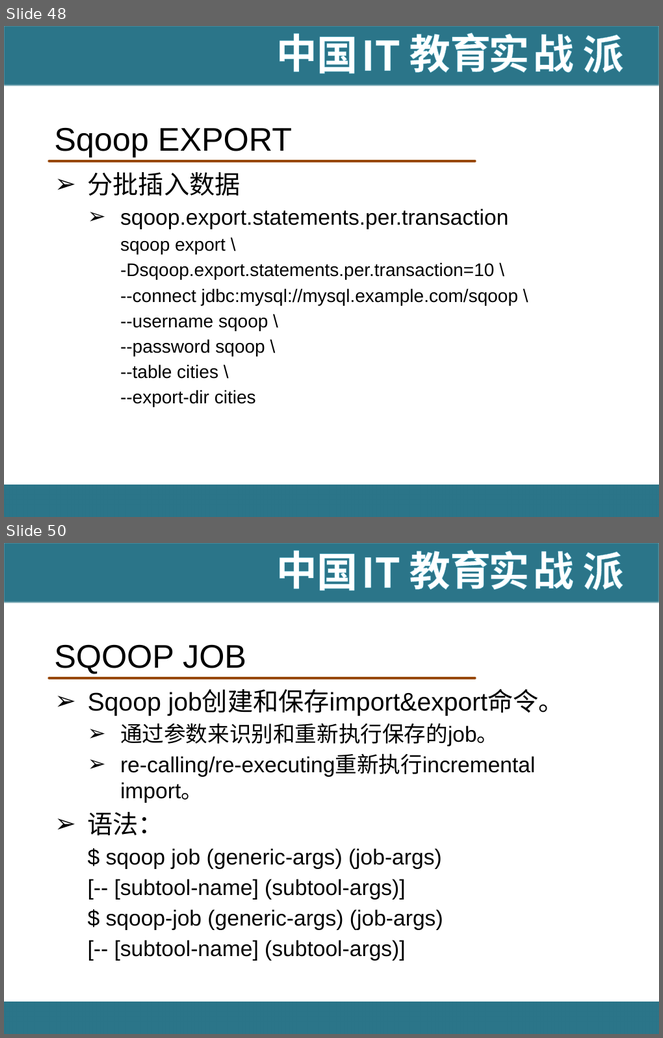
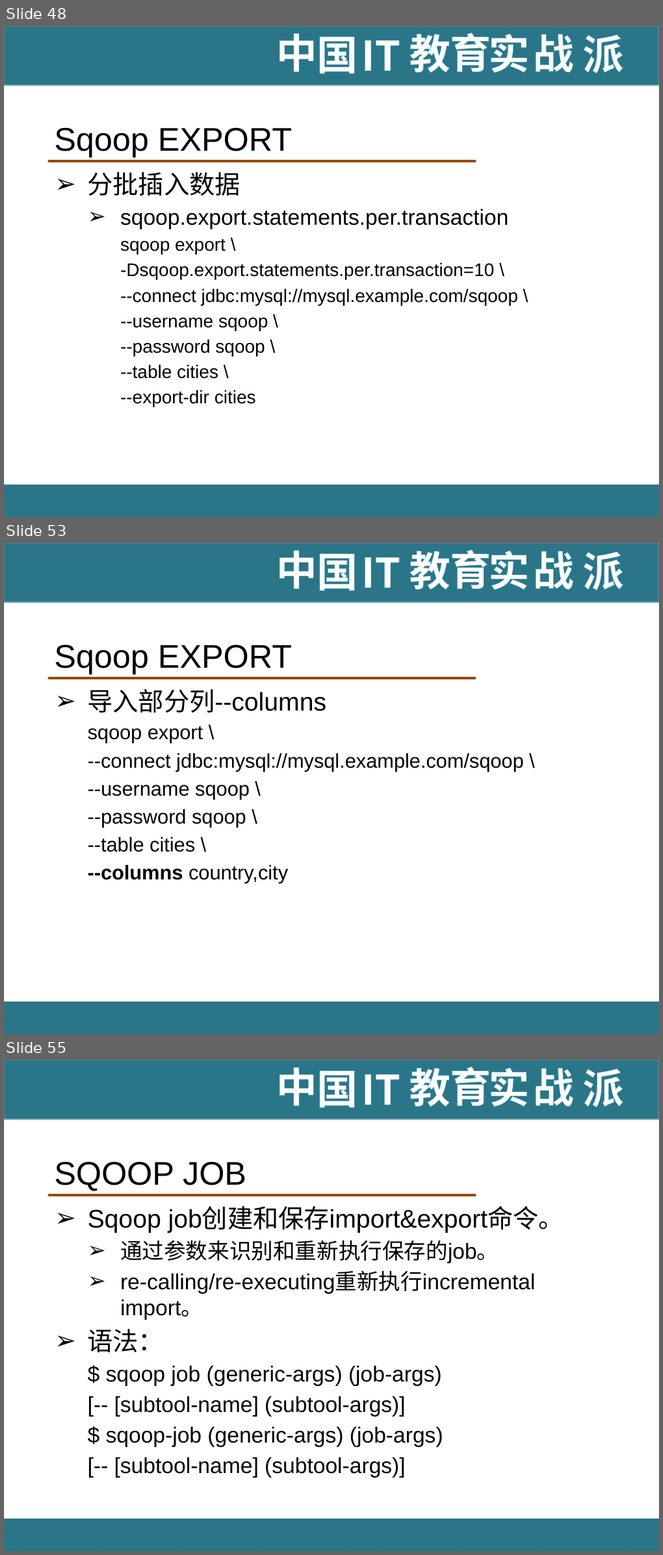
Before and after one commit to hanningxiao/BigData, a slide deck: [IT18掌www.it18zhang.com]Sqoop.pptx. Shown one above the other, each under a label of ours: slides 48 and 50 before the commit, slides 48, 53 and 55 after it; the slides between them are not shown. The pictures are 663x1038 and 663x1555 pixels, drawn with LibreOffice and Linux fonts; fonts in the diff are those of the drawing; background and template pictures are left out. Boxes give left, top, right and bottom in pixels: in the first picture for what was removed or moved away, otherwise in the second. Text is boxed around its words. In the diff, an @@ line names an element or a change of style, - is before the commit and + after.

Commit message:
update Sqoop

```diff
--- a/[IT18掌www.it18zhang.com]Sqoop.pptx
+++ b/[IT18掌www.it18zhang.com]Sqoop.pptx
@@ slide 53 added at [4,543,659,1034], background #FFFFFF; not listed: 11 template elements that a slide beside it also shows @@
@@ title added at [54,644,292,674], 36 pt, text #000000 @@
+Sqoop EXPORT
@@ text added at [88,689,524,884], 22 pt, text #000000 @@
+➢ 导入部分列--columns
+  sqoop export \
+  --connect jdbc:mysql://mysql.example.com/sqoop \
+  --username sqoop \
+  --password sqoop \
+  --table cities \
+  --columns country,city
@@ what was slide 50 is now slide 55 @@
```
Also in this commit, not shown: 1 slide changed, 12 other slides added.
